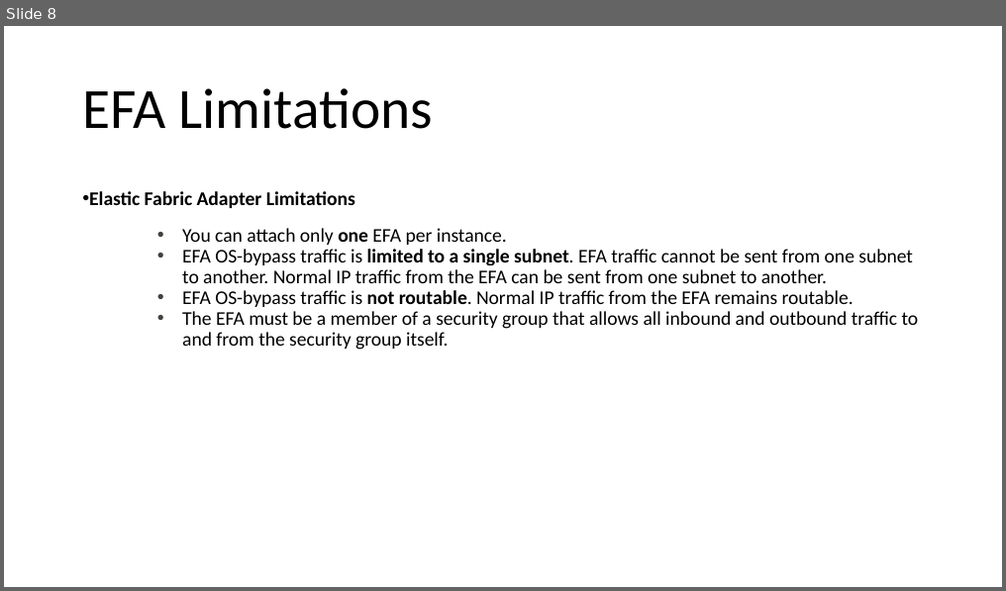
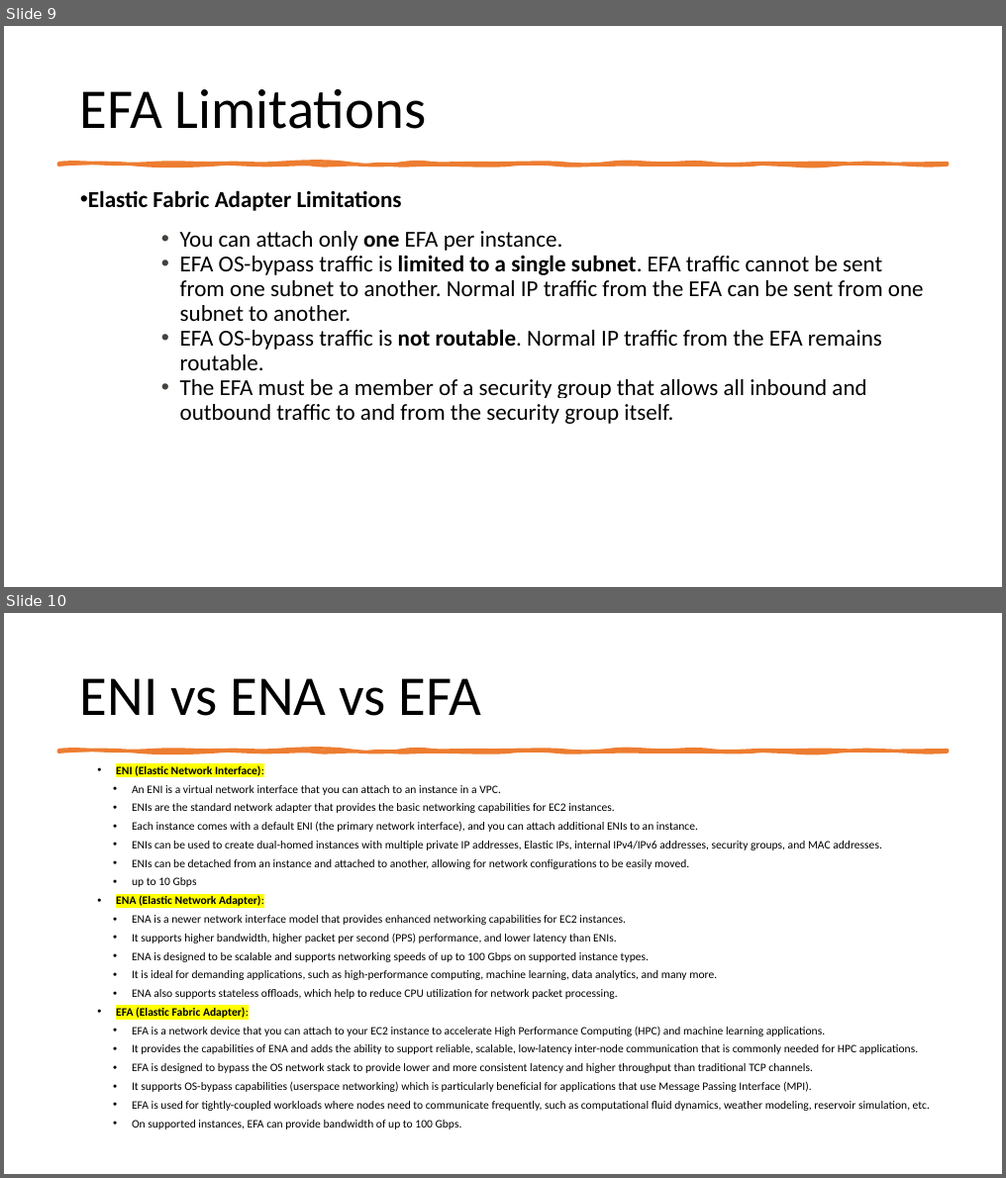
Before and after one commit to IlyaChakun/aws-iba-courses, a slide deck: lecture-materials/Network&ContentDelivery/vpc/vpc-ena-efa.pptx. Shown one above the other, each under a label of ours: slide 8 before the commit, slides 9 and 10 after it. The pictures are 1006x591 and 1006x1178 pixels, drawn with LibreOffice and Linux fonts; fonts in the diff are those of the drawing. Boxes give left, top, right and bottom in pixels: in the first picture for what was removed or moved away, otherwise in the second. Text is boxed around its words. In the diff, an @@ line names an element or a change of style, - is before the commit and + after.

```diff
--- a/lecture-materials/Network&ContentDelivery/vpc/vpc-ena-efa.pptx
+++ b/lecture-materials/Network&ContentDelivery/vpc/vpc-ena-efa.pptx
@@ slide 10 added at <box>4,613,1002,1174</box>, background #FFFFFF @@
@@ title added at <box>80,678,481,716</box>, 54 pt, text #000000 @@
+ENI vs ENA vs EFA
@@ freeform shape added at <box>58,750,947,752</box>, fill #ED7D31, outline #ED7D31 3.25 pt @@
@@ text added at <box>116,765,930,1130</box>, 11 pt, text #000000 @@
+• ENI (Elastic Network Interface):
+  • An ENI is a virtual network interface that you can attach to an instance in a VPC.
+  • ENIs are the standard network adapter that provides the basic networking capabilities for EC2 instances.
+  • Each instance comes with a default ENI (the primary network interface), and you can attach additional ENIs to an instance.
+  • ENIs can be used to create dual-homed instances with multiple private IP addresses, Elastic IPs, internal IPv4/IPv6 addresses, security groups, and MAC addresses.
+  • ENIs can be detached from an instance and attached to another, allowing for network configurations to be easily moved.
+  • up to 10 Gbps
+• ENA (Elastic Network Adapter):
+  • ENA is a newer network interface model that provides enhanced networking capabilities for EC2 instances.
+  • It supports higher bandwidth, higher packet per second (PPS) performance, and lower latency than ENIs.
+  • ENA is designed to be scalable and supports networking speeds of up to 100 Gbps on supported instance types.
+  • It is ideal for demanding applications, such as high-performance computing, machine learning, data analytics, and many more.
+  • ENA also supports stateless offloads, which help to reduce CPU utilization for network packet processing.
+• EFA (Elastic Fabric Adapter):
+  • EFA is a network device that you can attach to your EC2 instance to accelerate High Performance Computing (HPC) and machine learning applications.
+  • It provides the capabilities of ENA and adds the ability to support reliable, scalable, low-latency inter-node communication that is commonly needed for HPC applications.
+  • EFA is designed to bypass the OS network stack to provide lower and more consistent latency and higher throughput than traditional TCP channels.
+  • It supports OS-bypass capabilities (userspace networking) which is particularly beneficial for applications that use Message Passing Interface (MPI).
+  • EFA is used for tightly-coupled workloads where nodes need to communicate frequently, such as computational fluid dynamics, weather modeling, reservoir simulation, etc.
+  • On supported instances, EFA can provide bandwidth of up to 100 Gbps.
@@ what was slide 8 is now slide 9 @@
@@ slide 9 changed as well @@
@@ title "EFA Limitations" at <box>80,89,426,129</box>: size 54.7 to 54 pt @@
@@ freeform shape added at <box>58,163,947,165</box>, fill #ED7D31, outline #ED7D31 3.25 pt @@
@@ text "Elastic Fabric Adapter Limitations" at <box>88,190,924,424</box>: size 18.7 to 22 pt; indent changed @@
```
Also in this commit, not shown: 2 other slides changed, 6 other slides added, 7 slides removed, 17 other files.
